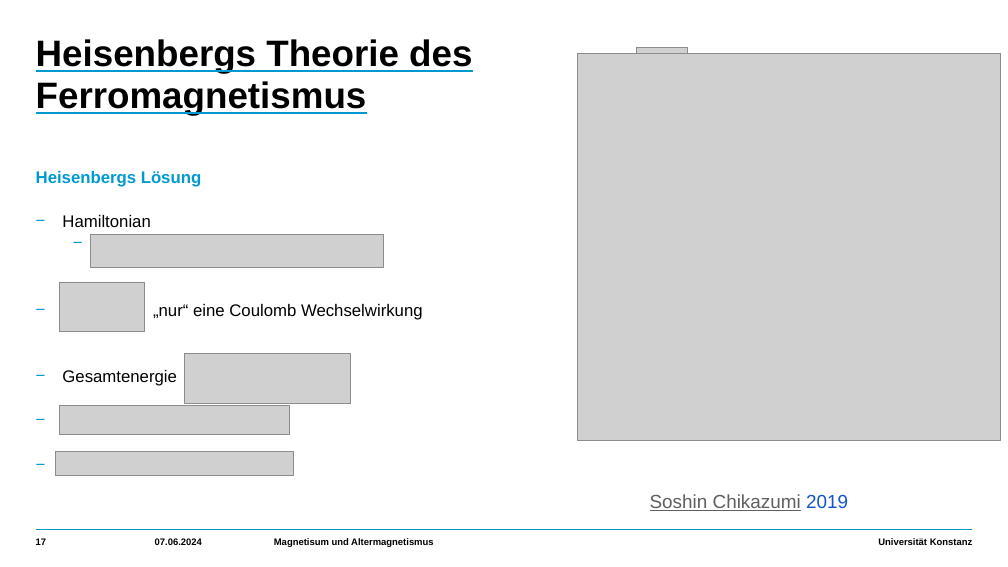
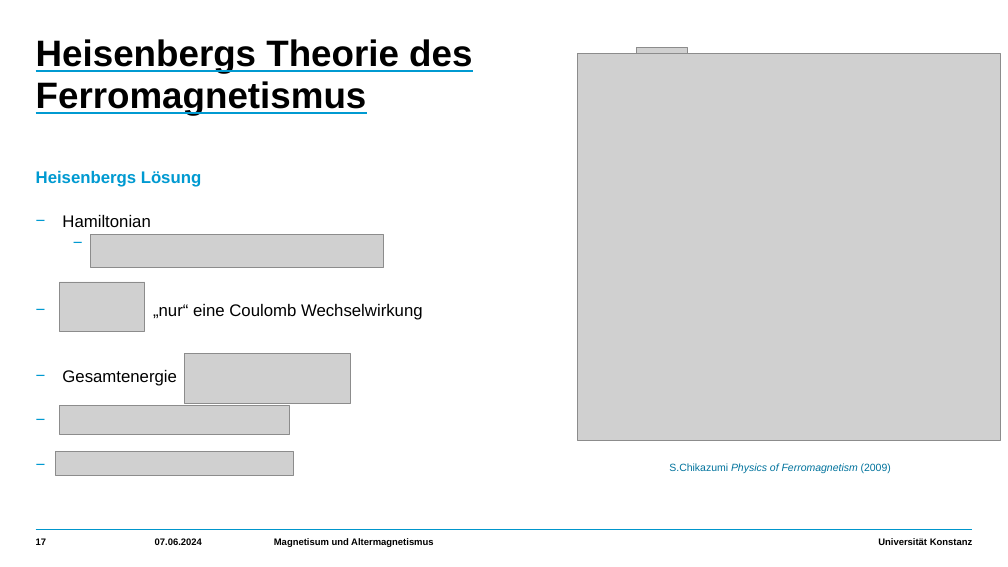
Before and after one commit to HolykingJulex/EstimateSeminar, a slide deck: slide 17 of Vortrag.pptx. Drawn at 1008x567 pixels with LibreOffice and Linux fonts; fonts in the diff are those of the drawing; grey boxes stand for pictures; background and template pictures are left out. Boxes give left, top, right and bottom in pixels: in the first picture for what was removed or moved away, otherwise in the second. Text is boxed around its words. In the diff, an @@ line names an element or a change of style, - is before the commit and + after.

```diff
--- a/Vortrag.pptx
+++ b/Vortrag.pptx
@@ text added at (669, 463, 891, 473), 10 pt, text #00739D, italic @@
+S.Chikazumi Physics of Ferromagnetism (2009)
@@ text removed at (650, 494, 848, 511) @@
-Soshin Chikazumi 2019
```
Also in this commit, not shown: 16 other slides changed, 2 slides added, 10 slides removed, 7 other files.
